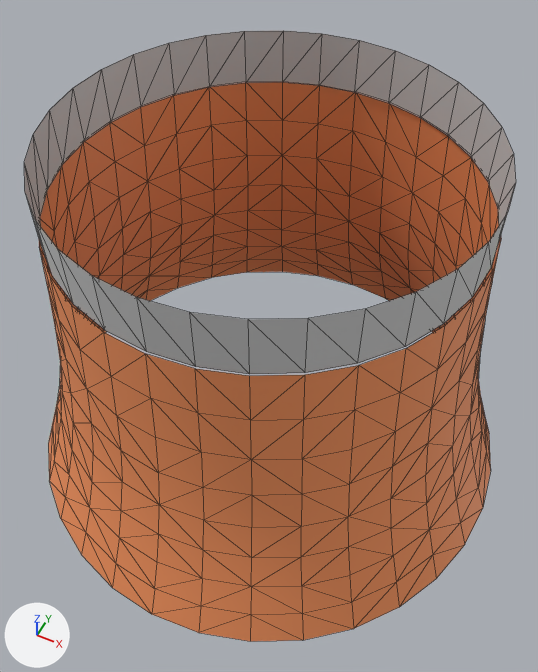
An edit to the COLLADA model iai_kuka_lwr4_description/meshes/arm_base.dae, drawn before and after from the same camera.
The view is the same before and after, from a camera (50 mm lens) standing at (0.0713, -0.143, 0.2254) and looking at (0.0022, -0.0049, 0.0527). The lights are fixed; the arrows at lower left show +X, +Y and +Z. Mesh edges are drawn as thin lines.

The first picture shows 'base'.
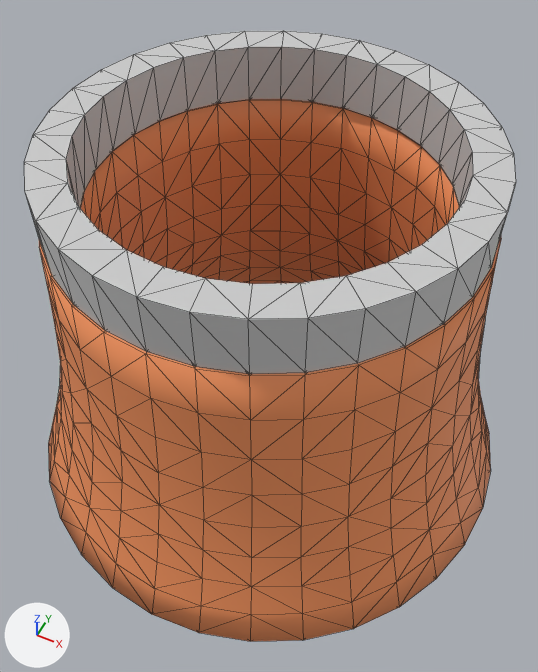
Commit message: solidified the complete kuka arm/collada meshes

What differs and where, as boxes (x1, y1, x2, y2) in the pictures (538 x 672 px):
part 1 of me_base_001, added
    after: (24, 30, 516, 376)

What changed in the scene script:
```text
Change me_base_001:
    used by ob_base; location = (0.0, 0.0, 0.0)
    remove me_base_001.from_pydata(...)  # 352 vertices, 576 faces; spans x -0.08..0.08, y -0.08..0.08, z 0.0..0.119
    add me_base_001.from_pydata(...)  # 704 vertices, 1408 faces; spans x -0.08..0.08, y -0.08..0.08, z -0.003..0.119
    me_base_001 part 1: 352 vertices added at x -0.071..0.071, y -0.071..0.071, z -0.003..0.119
```
